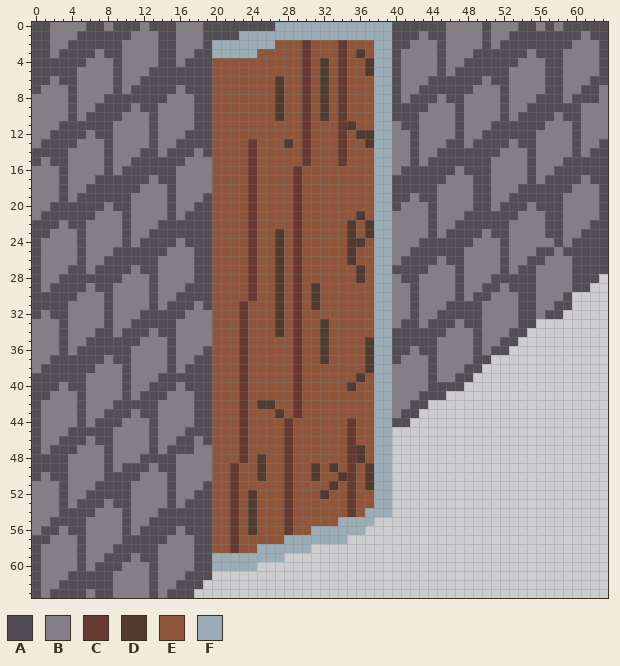
Pixel-art sprite -- ressources/images/perso/fin/BlindManWalkingInDoor15.png. The picture above was drawn from the file before the commit.
The file is 64x64 pixels.
Palette (. is transparent): A #534e55  B #847e87  C #663931  D #513a2f  E #8f563b  F #9badb7
Pixels before (only the part around the change), first column x 9:
 0 AAABAAABBBAAAAAAAAFFFFFFFFFFFFFAAAAAA
 1 AABBBAABBBAAAAFFFFFFFFFFFFFFFFFAAABAA
 2 ABBBBAABBBAFFFFFFFEEECEEECEEEFFAABBBA
 3 ABBBBAABBAAFFFFFEEEEECEEECEDEFFABBBBA
 4 ABBBBAABAAAEEEEEEEEEECEDECEEDFFABBBBA
 5 ABBBAAAAAAAEEEEEEEEEECEDECEEDFFABBBBA
 6 ABBAAAAAAAAEEEEEEEDEECEDECEEEFFABBBAA
 7 ABAAAAABAAAEEEEEEEDEECEDECEEEFFABBAAA
 8 AAAAAABBBAAEEEEEEEDEECEDECEEEFFABAAAB
 9 AABAABBBBAAEEEEEEEDEECEDECEEEFFAAAABB
10 ABBBABBBBAAEEEEEEEDEECEDECEEEFFAAABBB
11 BBBBABBBBAAEEEEEEEEEECEEECDEEFFBAABBB
12 BBBBABBBAAAEEEEEEEEEECEEECEDDFFBBABBB
13 BBBBABBAAAAEEEECEEEDECEEECEEDFFBBABBB
14 BBBAABAAABAEEEECEEEEECEEECEEEFFBBABBA
15 BBAAAAAABBBEEEECEEEEECEEECEEEFFBBABAA
16 BAAAAAABBBBEEEECEEEECEEEEEEEEFFBAAAAA
17 AAAABAABBBBEEEECEEEECEEEEEEEEFFAAAAAA
18 AAABBBABBBBEEEECEEEECEEEEEEEEFFAAAAAB
19 AABBBBABBBAEEEECEEEECEEEEEEEEFFAABAAB
New version:
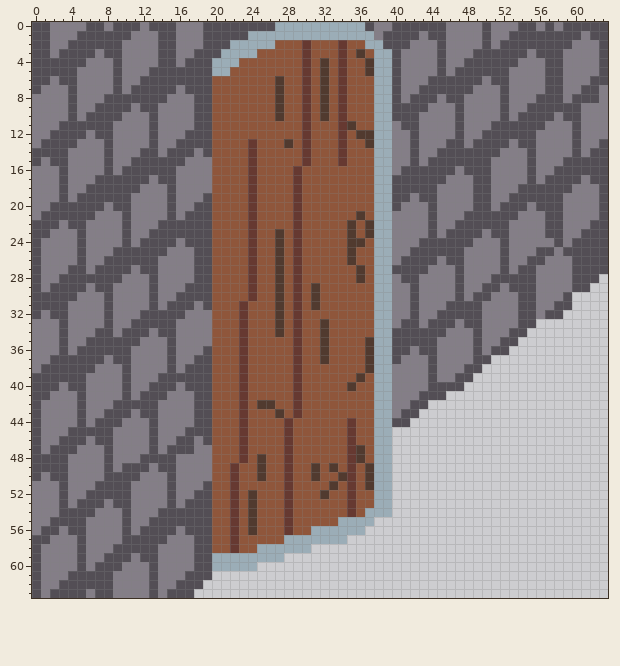
Edits made:
y 0: x 37..39 FFF -> ABB
y 1: x 23 F -> A; x 38..39 FF -> BA
y 2: x 20..21 FF -> AA; x 37 E -> F; x 39 F -> A
y 3: x 20 F -> A
y 4: x 20..22 EEE -> FFF
y 5: x 20..21 EE -> FF
Pixel boxes of the changes (left, top, right, bottom) in both pictures:
changed: (365, 22, 392, 49)
changed: (212, 31, 248, 76)
